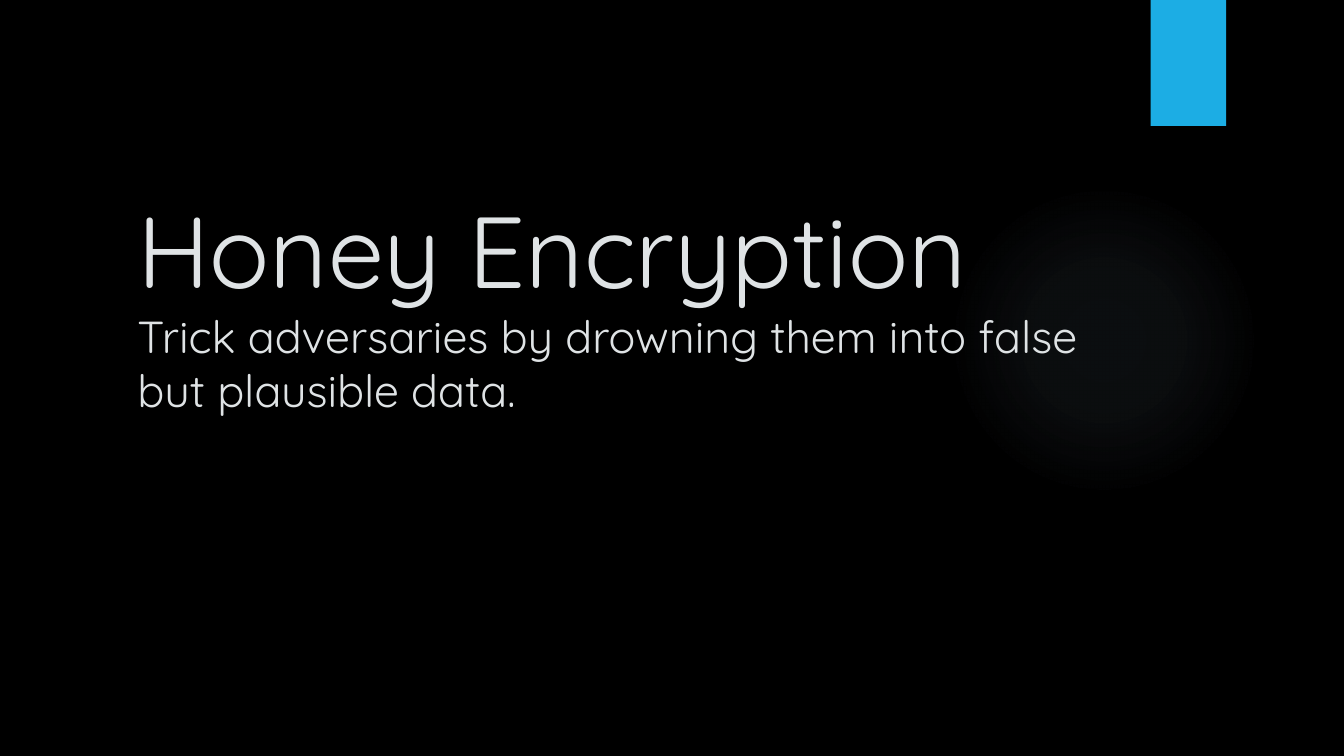
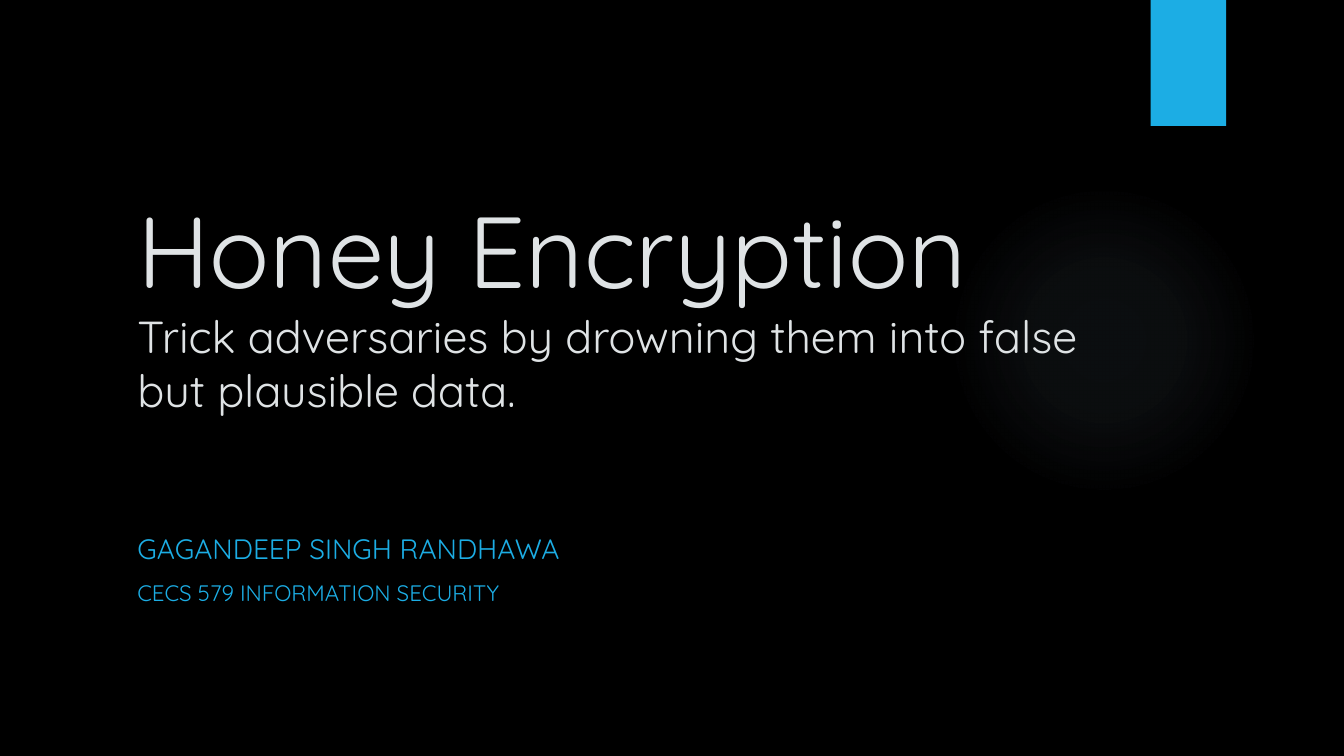
Before and after one commit to gagandeep7717/SecureCall, a slide deck: slide 1 of Presentations/Gagandeepsingh_Randhawa_Survey_Presentation.pptx. Drawn at 1344x756 pixels with LibreOffice and Linux fonts; fonts in the diff are those of the drawing; background and template pictures are left out. Boxes give left, top, right and bottom in pixels: in the first picture for what was removed or moved away, otherwise in the second. Text is boxed around its words. In the diff, an @@ line names an element or a change of style, - is before the commit and + after.

Commit message:
Survey Presentation - Gagandeep

```diff
--- a/Presentations/Gagandeepsingh_Randhawa_Survey_Presentation.pptx
+++ b/Presentations/Gagandeepsingh_Randhawa_Survey_Presentation.pptx
@@ subtitle added at [137,539,560,602], 16 pt, text #1CADE4 @@
+GAGANDEEP SINGH RANDHAWA
+CECS 579 INFORMATION SECURITY
```
